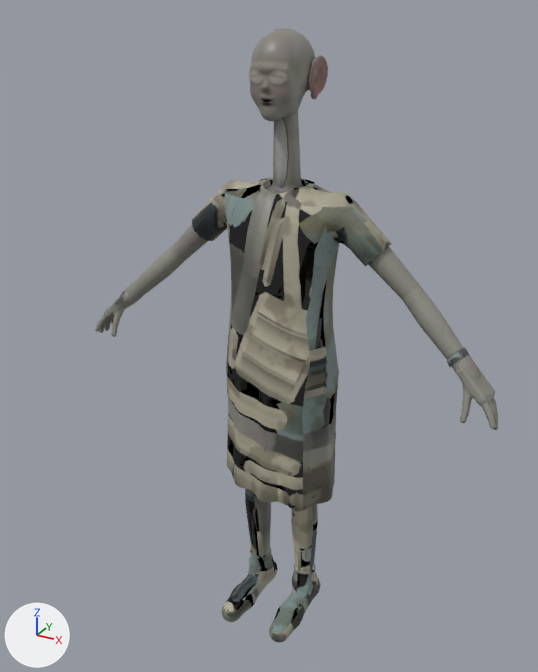
The glTF model assets/models/monsters/sonographer/sonographer_st.glb: old version first, new version second.
Rendered twice from a 50 mm lens placed at (1.06, -2.01, 2.09), pointed at (-0.13, 0.14, 1.02). Arrows for +X, +Y and +Z are at lower left; the lights stay in place. The picture after the commit comes second. Vertices at exactly the same position are counted once.

Objects in the first picture: 'Human', 'Human_ThroatSkin' and 1 more.
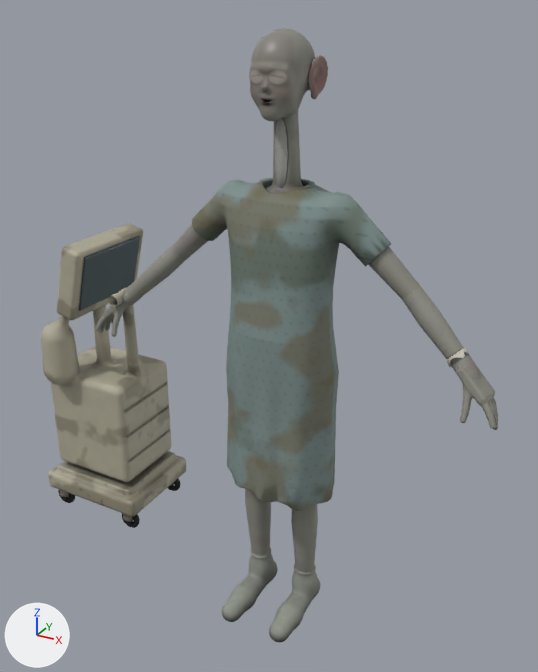
Edits to the bpy script that builds the scene:
```text
Change me_human:
    where me_human.from_pydata(...)  # 8925 vertices, 17715 faces; spans x -0.74..0.74, y -0.23..0.16, z 0.0..2.04
    used by ob_human; location = (0.0, 0.0, 0.0)
    me_human part 1: texture (UV) coordinates of 5719 of 17715 faces, centred in x -0.34..0.62, y -0.23..0.16, z 0.0..1.61, changed; they spanned u 0.0..1.0, v 0.0..0.99 and now span u 0.0..0.98, v 0.0..0.99
Add me_human_castor_fr:
    me_human_castor_fr.from_pydata(...)  # 112 vertices, 220 faces; spans x -0.8136..-0.7225, y 0.0169..0.0776, z -0.0009..0.0911
    me_human_castor_fr.materials.append(mat_human_cloth)
Add me_human_castor_fl:
    me_human_castor_fl.from_pydata(...)  # 112 vertices, 220 faces; spans x -0.8144..-0.7225, y 0.3269..0.3876, z 0.0..0.0911
    me_human_castor_fl.materials.append(mat_human_cloth)
Add me_human_castor_br:
    me_human_castor_br.from_pydata(...)  # 112 vertices, 220 faces; spans x -1.1838..-1.0923, y 0.0169..0.0779, z -0.0004..0.092
    me_human_castor_br.materials.append(mat_human_cloth)
Add me_human_cartscreen:
    me_human_cartscreen.from_pydata(...)  # 32 vertices, 60 faces; spans x -0.932..-0.862, y 0.032..0.372, z 1.0..1.23
    me_human_cartscreen.materials.append(mat_human_cloth)
Add me_human_cart:
    me_human_cart.from_pydata(...)  # 1206 vertices, 2400 faces; spans x -1.198..-0.607, y -0.095..0.407, z 0.046..1.268
    me_human_cart.materials.append(mat_human_cloth)
Add ob_human_castor_fr:
    ob_human_castor_fr = bpy.data.objects.new('Human_Castor_FR', me_human_castor_fr)
    ob_human_castor_fr.location = (0.0, 0.0, 0.0)
Add ob_human_castor_fl:
    ob_human_castor_fl = bpy.data.objects.new('Human_Castor_FL', me_human_castor_fl)
    ob_human_castor_fl.location = (0.0, 0.0, 0.0)
Add ob_human_castor_br:
    ob_human_castor_br = bpy.data.objects.new('Human_Castor_BR', me_human_castor_br)
    ob_human_castor_br.location = (0.0, 0.0, 0.0)
Add ob_human_cartscreen:
    ob_human_cartscreen = bpy.data.objects.new('Human_CartScreen', me_human_cartscreen)
    ob_human_cartscreen.location = (0.0, 0.0, 0.0)
Add ob_human_cart:
    ob_human_cart = bpy.data.objects.new('Human_Cart', me_human_cart)
    ob_human_cart.location = (0.0, 0.0, 0.0)
```

Boxes (x1, y1, x2, y2) around the edits, measured in the pictures (538 x 672 px):
'Human_Cart', added
    after: (41, 223, 186, 522)
'Human_CartScreen', added
    after: (79, 236, 140, 311)
'Human_Castor_FR', added
    after: (122, 513, 140, 528)
'Human_Castor_BR', added
    after: (58, 490, 75, 503)
'Human_Castor_FL', added
    after: (168, 479, 181, 491)
part 1 of me_human, surface changed
    both: (192, 178, 469, 642)
